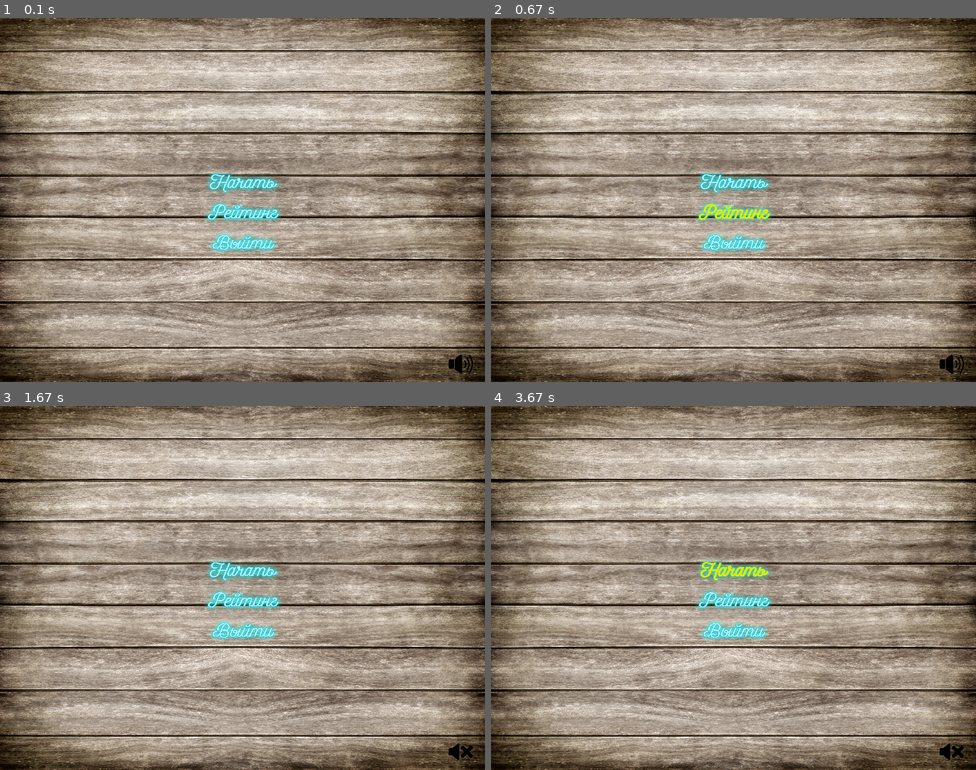
Above: before the commit, frames 1-4 (two rows, left to right).
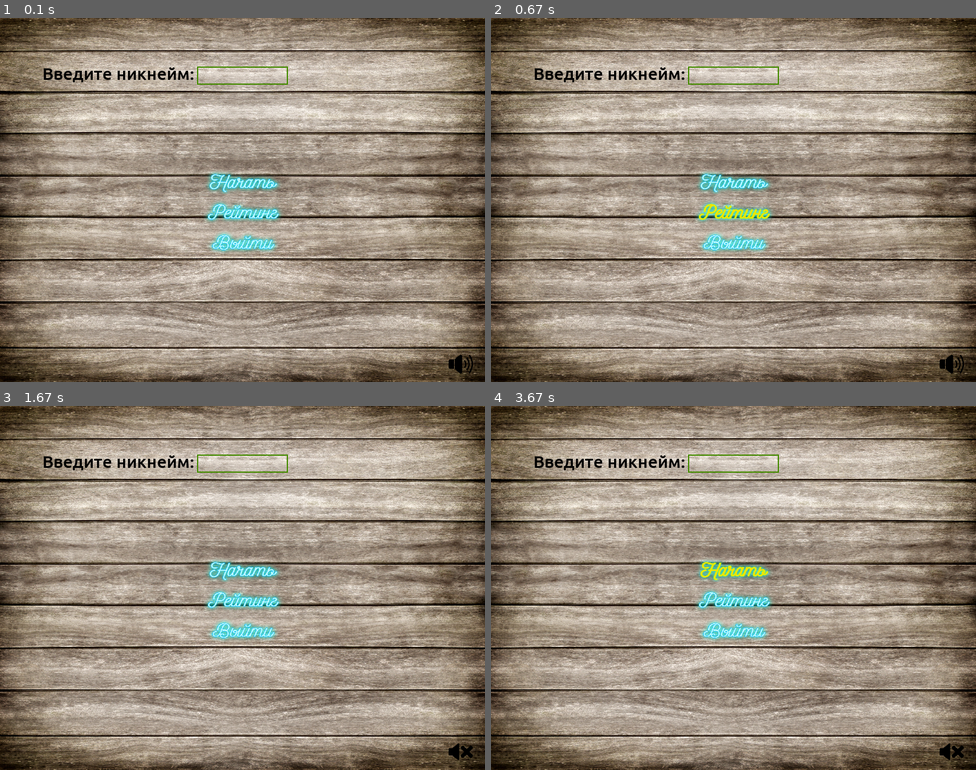
Above: after the commit, the same moments.

Repository: AlexRas245/Pygame_Project
Game: pygame game, started from Меню.py
The game is run twice, just before and just after one commit, with the same random seed, the same clock (stepped at 60 frames per second) and the same inputs.
Inputs (mouse positions are in pixels of both pictures, inside the frame that each line leads up to):
- Up to frame 1 (0.1 s): no input
- Up to frame 2 (0.67 s): click (733, 200) at 0.38 s
- Up to frame 3 (1.67 s): click (242, 609) at 0.72 s; click (242, 464) at 1.05 s; click (465, 755) at 1.55 s
- Up to frame 4 (3.67 s): hold Backspace 2-2.47 s; click (733, 566) at 3.55 s

The runs differ from the first frame. In frame 1, 0.6% of the frame differs, in the area x 9-60%, y 13-19%; in frame 2, 0.6%; in frame 3, 0.6%; in frame 4, 0.6%.

Commit message:
Добавлена возможность ввода никнейма

Diff:
--- a/Меню.py
+++ b/Меню.py
@@ -10,6 +10,13 @@
         self.height = height
         self.font = pygame.font.Font('Ubuntu-Medium.ttf', 28)
         self.music_on = True
+        self.active = False
+        self.text_nick = 'Введите никнейм:'
+        self.user_text = ''
+        self.input_rect = pygame.Rect(self.width // 2 - 75, self.height // 6 - 20, 150, 30)
+        self.color_active = pygame.Color('lightskyblue3')
+        self.color_passive = pygame.Color('chartreuse4')
+        self.color = self.color_passive
         pygame.display.set_caption("Пятнашки")
         self.background_image = pygame.image.load("three_menu.png").convert_alpha()  # изображение для фона
         self.background_image = pygame.transform.scale(self.background_image, (width, height))
@@ -58,6 +65,18 @@
         self.start_button.draw()
         self.rating_button.draw()
         self.exit_button.draw()
+        if self.active:
+            self.color = self.color_active
+        else:
+            self.color = self.color_passive
+        self.draw_text(self.text_nick, (0, 0, 0), self.input_rect.left - 130, self.input_rect.centery - 20)
+        pygame.draw.rect(self.screen, self.color, self.input_rect, 2)  # Отрисовка поля ввода никнейма
+        # Ограничиваем длину текста, который будет отображаться
+        displayed_text = self.user_text[-7:]  # Ограничиваем до последних 9 символов
+        text_surface = self.font.render(displayed_text, True, (0, 0, 0))
+        text_rect = text_surface.get_rect()
+        text_rect.center = self.input_rect.center
+        self.screen.blit(text_surface, text_rect)
         pygame.display.flip()
 
     def handle_events(self):
@@ -66,17 +85,21 @@
                 pygame.quit()
                 sys.exit()
             if event.type == pygame.MOUSEBUTTONDOWN:
+                if self.input_rect.collidepoint(event.pos):
+                    self.active = True
+                else:
+                    self.active = False
                 # Проверяем нажатие на кнопку
                 pos = pygame.mouse.get_pos()
-                if self.music_button.check_click(pos):# Кнопка Музыка
+                if self.music_button.check_click(pos):  # Кнопка Музыка
                     self.music_button.command()
-                elif self.start_button.check_click(pos): # Кнопка Начать
+                elif self.start_button.check_click(pos):  # Кнопка Начать
                     self.click_sound.play()
                     self.start_button.command()
-                elif self.rating_button.check_click(pos):# Кнопка Рейтинг
+                elif self.rating_button.check_click(pos):  # Кнопка Рейтинг
                     self.click_sound.play()
                     self.rating_button.command()
-                elif self.exit_button.check_click(pos):# Кнопка Выйти
+                elif self.exit_button.check_click(pos):  # Кнопка Выйти
                     self.exit_button.command()
             if event.type == pygame.MOUSEMOTION:
                 pos = pygame.mouse.get_pos()
@@ -92,6 +115,18 @@
                     self.exit_button_active(True)
                 else:
                     self.exit_button_active(False)
+            if event.type == pygame.KEYDOWN:
+                if self.active:
+                    if event.key == pygame.K_BACKSPACE:
+                        self.user_text = self.user_text[:-1]
+                    else:
+                        self.user_text += event.unicode
+
+    def draw_text(self, text, color, x, y):
+        text_surface = self.font.render(text, True, color)
+        text_rect = text_surface.get_rect()
+        text_rect.midtop = (x, y)
+        self.screen.blit(text_surface, text_rect)
 
     def music(self):
         if self.music_on:
